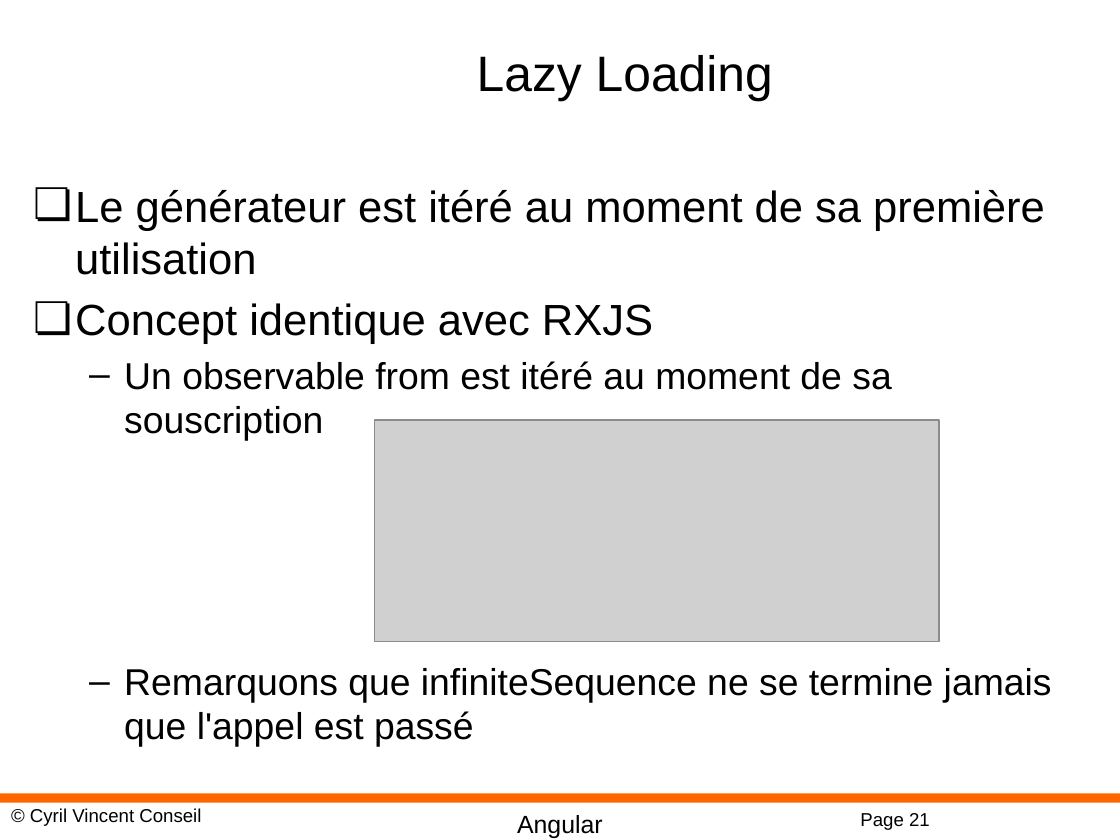
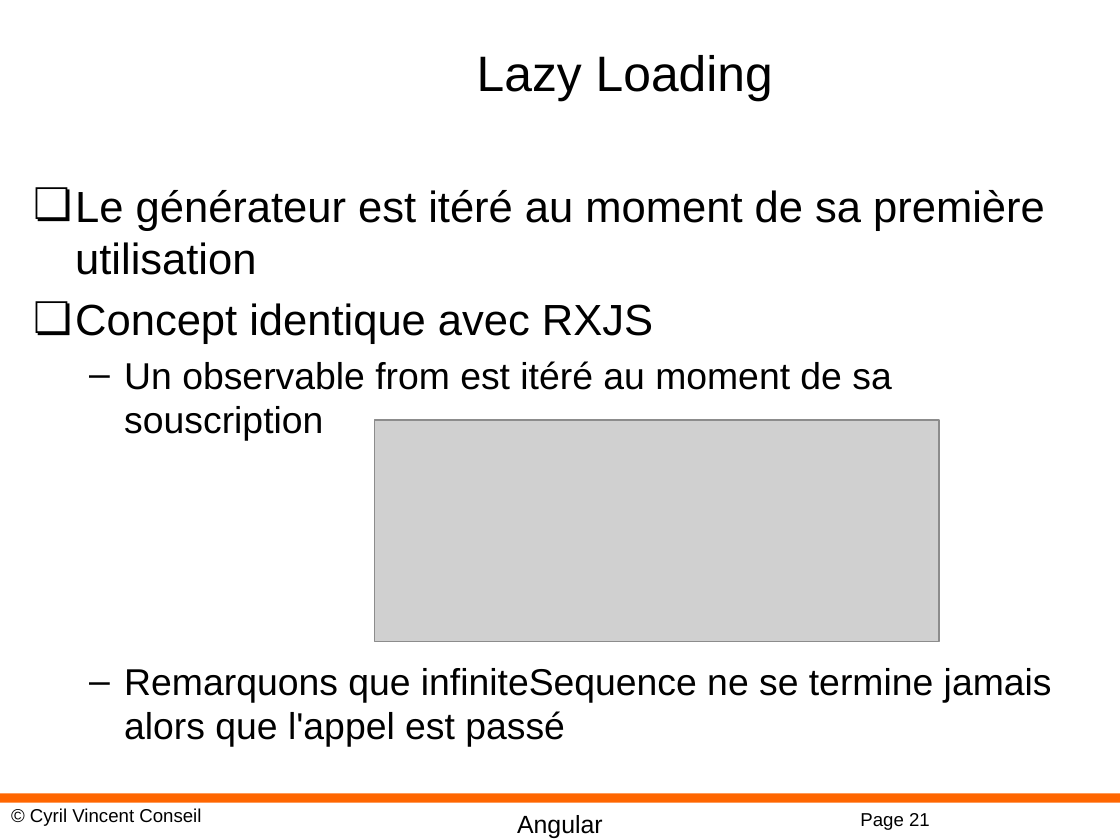
Before and after one commit to cyrilvincent/angular, a slide deck: slide 21 of PPT/Angular14-RXJS.pptx. Drawn at 1120x840 pixels with LibreOffice and Linux fonts; fonts in the diff are those of the drawing; grey boxes stand for pictures; background and template pictures are left out. Boxes give left, top, right and bottom in pixels: in the first picture for what was removed or moved away, otherwise in the second. Text is boxed around its words. In the diff, an @@ line names an element or a change of style, - is before the commit and + after.

```diff
--- a/PPT/Angular14-RXJS.pptx
+++ b/PPT/Angular14-RXJS.pptx
@@ text at [124, 668, 1052, 747]: text changed @@
-  – Remarquons que infiniteSequence ne se termine jamais que l'appel est passé
+  – Remarquons que infiniteSequence ne se termine jamais alors que l'appel est passé
```
Also in this commit, not shown: 25 other files.
